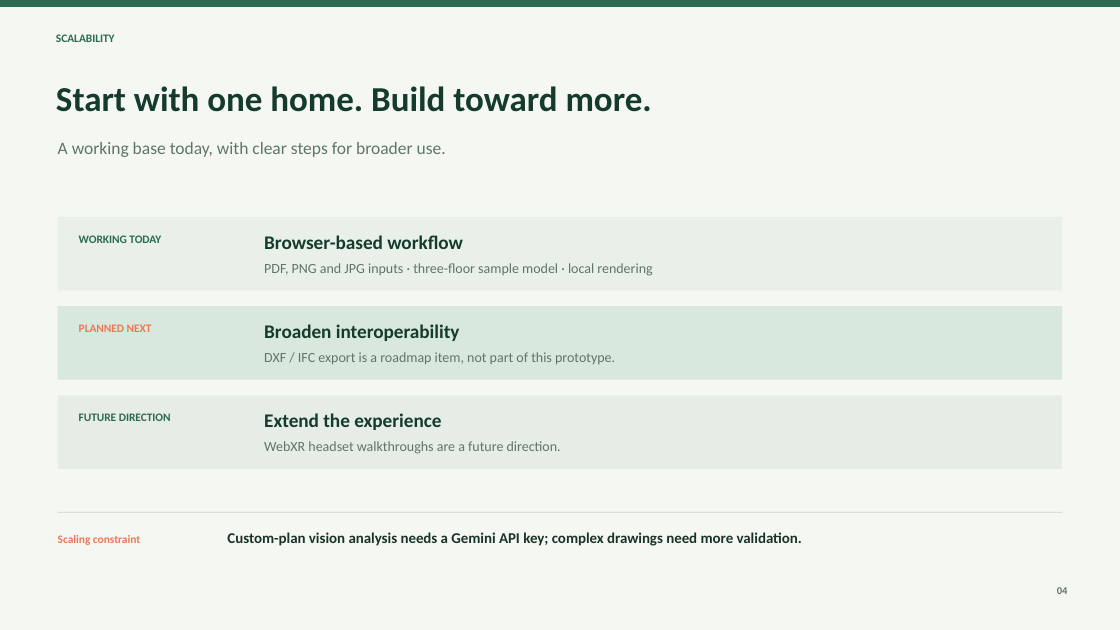
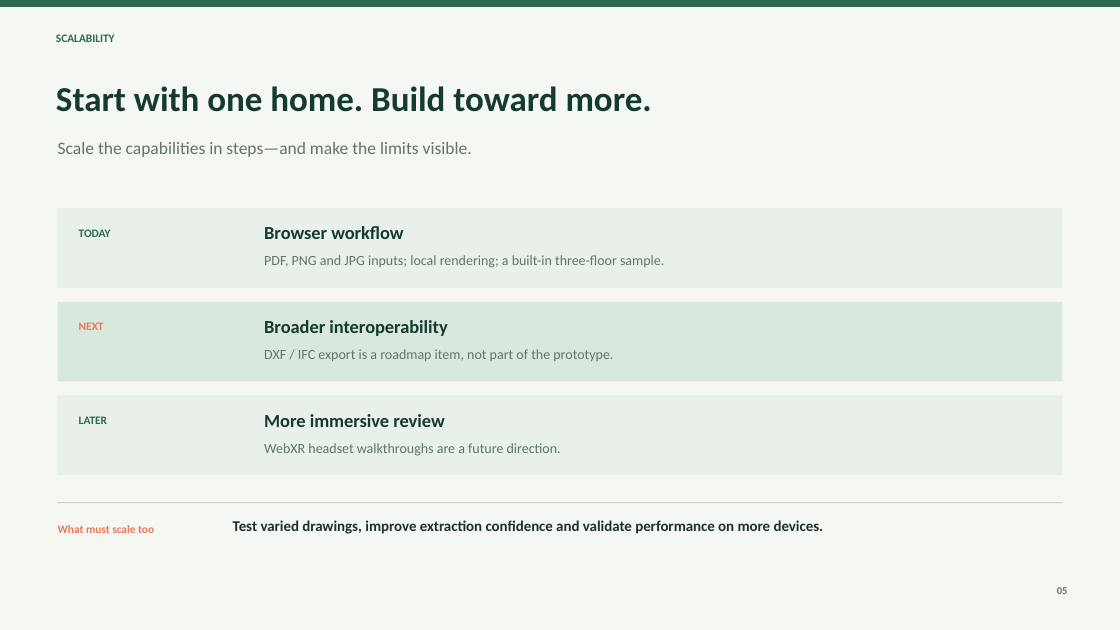
Before and after one commit to Deonjohny/Trishna-3D, a slide deck: slide 5 of public/Trishna 3D Pitch Deck.pptx (slide 4 before the commit). Drawn at 1120x630 pixels with LibreOffice and Linux fonts; fonts in the diff are those of the drawing. Boxes give left, top, right and bottom in pixels: in the first picture for what was removed or moved away, otherwise in the second. Text is boxed around its words. In the diff, an @@ line names an element or a change of style, - is before the commit and + after.

Commit message:
feat: add prototype details to pitch deck

```diff
--- a/public/Trishna 3D Pitch Deck.pptx
+++ b/public/Trishna 3D Pitch Deck.pptx
@@ text at [58,142,472,157]: text changed @@
-A working base today, with clear steps for broader use.
+Scale the capabilities in steps—and make the limits visible.
@@ rectangle: place and size @@
-rectangle at [58,217,1063,291]
+rectangle at [58,208,1063,288]
@@ text at [79,229,111,237]: text changed @@
-WORKING TODAY
+TODAY
@@ text at [264,226,403,239]: text changed; size 16.5 to 15.8 pt @@
-Browser-based workflow
+Browser workflow
@@ text at [264,255,664,268]: text changed @@
-PDF, PNG and JPG inputs · three-floor sample model · local rendering
+PDF, PNG and JPG inputs; local rendering; a built-in three-floor sample.
@@ rectangle: place and size @@
-rectangle at [58,307,1063,381]
+rectangle at [58,302,1063,381]
@@ text at [79,322,104,330]: text changed @@
-PLANNED NEXT
+NEXT
@@ text at [264,320,447,336]: text changed; size 16.5 to 15.8 pt @@
-Broaden interoperability
+Broader interoperability
@@ text at [264,349,613,361]: text changed @@
-DXF / IFC export is a roadmap item, not part of this prototype.
+DXF / IFC export is a roadmap item, not part of the prototype.
@@ rectangle: place and size @@
-rectangle at [58,396,1063,470]
+rectangle at [58,396,1063,476]
@@ rectangle at [58,396,1063,476]: fill #E6ECE6 to #E9F0E9 @@
@@ text at [79,416,107,424]: text changed @@
-FUTURE DIRECTION
+LATER
@@ text at [264,414,444,427]: text changed; size 16.5 to 15.8 pt @@
-Extend the experience
+More immersive review
@@ rectangle: place and size @@
-rectangle at [58,512,1063,513]
+rectangle at [58,502,1063,503]
@@ text at [58,525,154,533]: text changed @@
-Scaling constraint
+What must scale too
@@ text at [233,520,824,534]: text changed @@
-Custom-plan vision analysis needs a Gemini API key; complex drawings need more validation.
+Test varied drawings, improve extraction confidence and validate performance on more devices.
@@ text at [1057,587,1068,594]: text changed @@
-04
+05
```
Also in this commit, not shown: 4 other slides changed, 1 slide added, 6 other files.
